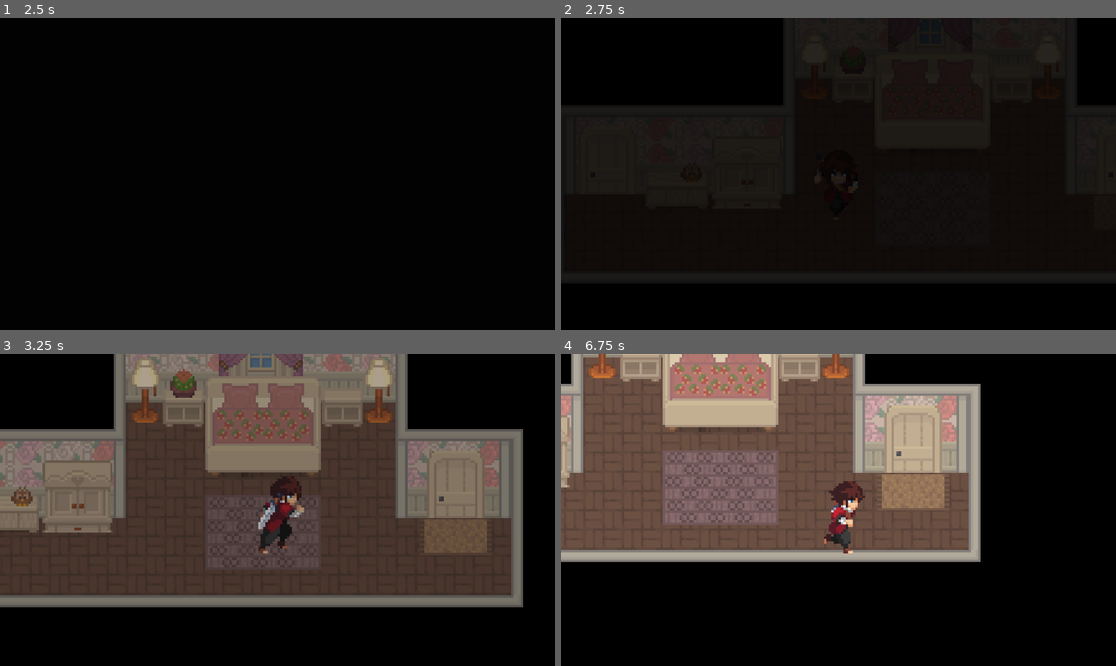
Above: before the commit, frames 1-4 (two rows, left to right).
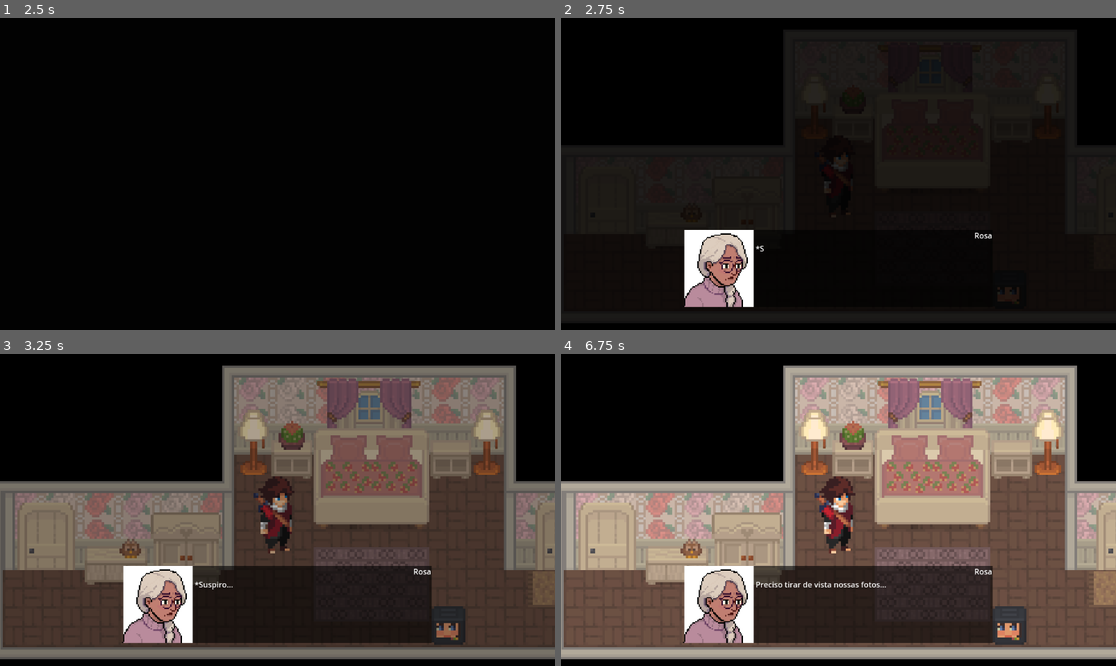
Above: after the commit, the same moments.

Repository: juacunha/rosa-e-margarida
Game: Godot game, scene res://Scenes/main.tscn
Same seed, same stepped clock (60 frames per second), same inputs: the game is played once before the commit and once after it.
Inputs:
- Up to frame 1 (2.5 s): click "Jogar" at 0.5 s; tap Enter (ui_accept) at 1.25, 1.52, 2, 2.27 s; hold D (right) 1.28-2.03 s; tap E (interact) at 1.35, 2.1 s; hold S (down) from 2.03 s (still down)
- Up to frame 2 (2.75 s): keep holding S (down)
- Up to frame 3 (3.25 s): release S (down) at 2.78 s; hold D (right) from 2.78 s (still down); tap E (interact) at 2.85 s
- Up to frame 4 (6.75 s): release D (right) at 3.53 s; hold W (up) 3.53-4.28 s; tap E (interact) every 0.75 s from 3.6 to 6.6 s; tap Enter (ui_accept) at 3.77, 4.52, 5.27 s; hold Left (left) 4.28-5.78 s; hold S (down) 5.78-6.53 s; hold D (right) from 6.53 s (still down)

Frame 1 is identical in both runs. In frame 2, 12% of the frame differs, in the area x 0-100%, y 0-98%; in frame 3, 72%; in frame 4, 87%.

Commit message:
Interactable Objects with dialog

Diff:
--- /dev/null
+++ b/Scenes/ObjetosInteragiveis/teste.tscn
@@ -0,0 +1,32 @@
+[gd_scene load_steps=6 format=3 uid="uid://decn167jvo14r"]
+
+[ext_resource type="Script" uid="uid://bre1nb46r2l2i" path="res://Scripts/obj.gd" id="1_w2l1y"]
+[ext_resource type="Resource" uid="uid://dxirkp3ckqb4x" path="res://Resources/interacao tv.tres" id="2_e1hpo"]
+[ext_resource type="Texture2D" uid="uid://ntvtq3vfty4k" path="res://Assets/Assets Casa/Assets Casa/Interagíveis/tv.png" id="3_ws3ya"]
+
+[sub_resource type="RectangleShape2D" id="RectangleShape2D_4imom"]
+size = Vector2(14, 16)
+
+[sub_resource type="CircleShape2D" id="CircleShape2D_wfq6a"]
+radius = 38.0132
+
+[node name="Teste" type="StaticBody2D"]
+collision_mask = 0
+script = ExtResource("1_w2l1y")
+dialog = ExtResource("2_e1hpo")
+
+[node name="Sprite2D" type="Sprite2D" parent="."]
+texture = ExtResource("3_ws3ya")
+
+[node name="CollisionShape2D" type="CollisionShape2D" parent="."]
+shape = SubResource("RectangleShape2D_4imom")
+
+[node name="Area2D" type="Area2D" parent="."]
+collision_layer = 4
+collision_mask = 2
+
+[node name="CollisionShape2D" type="CollisionShape2D" parent="Area2D"]
+shape = SubResource("CircleShape2D_wfq6a")
+
+[connection signal="body_entered" from="Area2D" to="." method="_on_area_2d_body_entered"]
+[connection signal="body_exited" from="Area2D" to="." method="_on_area_2d_body_exited"]
--- a/Scenes/main.tscn
+++ b/Scenes/main.tscn
@@ -1,10 +1,12 @@
-[gd_scene load_steps=3 format=3 uid="uid://ce1nq0gus6wjl"]
+[gd_scene load_steps=4 format=3 uid="uid://ce1nq0gus6wjl"]
 
 [ext_resource type="Script" uid="uid://duh1l1c5y64m3" path="res://Scripts/main.gd" id="1_jjgbg"]
+[ext_resource type="Resource" uid="uid://pyjk2nvtjnt3" path="res://Resources/primeiro dialogo.tres" id="2_8gbba"]
 [ext_resource type="PackedScene" uid="uid://chdil7atp58aw" path="res://Screens/hud.tscn" id="2_bo1nx"]
 
 [node name="Main" type="Node2D"]
 script = ExtResource("1_jjgbg")
+dialogo_inicial = ExtResource("2_8gbba")
 
 [node name="Cenas" type="Node2D" parent="."]
 
--- a/Scenes/obj.tscn
+++ b/Scenes/obj.tscn
@@ -10,5 +10,10 @@
 [node name="CollisionShape2D" type="CollisionShape2D" parent="."]
 
 [node name="Area2D" type="Area2D" parent="."]
+collision_layer = 4
+collision_mask = 2
 
 [node name="CollisionShape2D" type="CollisionShape2D" parent="Area2D"]
+
+[connection signal="body_entered" from="Area2D" to="." method="_on_area_2d_body_entered"]
+[connection signal="body_exited" from="Area2D" to="." method="_on_area_2d_body_exited"]
--- a/Scenes/quarto.tscn
+++ b/Scenes/quarto.tscn
@@ -13,6 +13,7 @@
 [ext_resource type="Texture2D" uid="uid://ce2krmc23f2x2" path="res://Assets/Assets Casa/Assets Casa/Móveis/Quarto/coruja.png" id="9_p3oxi"]
 [ext_resource type="Texture2D" uid="uid://cb4teeugn06t0" path="res://Assets/Assets Casa/Assets Casa/Móveis/Quarto/tapete grande.png" id="10_0cvhf"]
 [ext_resource type="Texture2D" uid="uid://c5bi4jphgxe4l" path="res://Assets/Assets Casa/Assets Casa/Móveis/Quarto/tapete pequeno.png" id="11_60ca0"]
+[ext_resource type="PackedScene" uid="uid://decn167jvo14r" path="res://Scenes/ObjetosInteragiveis/teste.tscn" id="15_0cvhf"]
 [ext_resource type="Texture2D" uid="uid://di6k21cikricf" path="res://Assets/Assets Casa/Assets Casa/Portas e Janelas/porta quarto Sheet.png" id="15_4by6u"]
 
 [sub_resource type="RectangleShape2D" id="RectangleShape2D_ywv3x"]
@@ -309,3 +310,8 @@
 
 [node name="Inicial" type="Marker2D" parent="Surgimentos"]
 position = Vector2(317, 106)
+
+[node name="ObjetosInteragiveis" type="Node2D" parent="."]
+
+[node name="Teste" parent="ObjetosInteragiveis" instance=ExtResource("15_0cvhf")]
+position = Vector2(388, 154)
--- a/Scripts/hud.gd
+++ b/Scripts/hud.gd
@@ -3,9 +3,11 @@
 
 const DIALOG_SCREEN = preload("res://Screens/dialog_screen.tscn")
 
-
+signal dialog_ended()
 
 func _create_dialog_screen(data: CompleteDialogData) -> void:
 	var ds = DIALOG_SCREEN.instantiate()
 	ds.data = data
 	add_child(ds)
+	await ds.dialog_finished
+	dialog_ended.emit()
--- a/Scripts/main.gd
+++ b/Scripts/main.gd
@@ -16,6 +16,8 @@
 var LAST_ROOM: String
 var player: Player
 
+@export_category("Dialogos")
+@export var dialogo_inicial: CompleteDialogData
 
 func _ready() -> void:
 	var menu = MENU.instantiate()
@@ -25,13 +27,11 @@
 func _create_dialog(data: CompleteDialogData) -> void:
 	hud._create_dialog_screen(data)
 
-
 func change_scene(new_scene: String) -> void:
 	if player:
 		player.playable(false)
 	TransitionScreen.transition()
 	await  TransitionScreen.on_transition_finished
-
 	var new
 	if new_scene == "Quarto":
 		new = QUARTO.instantiate()
@@ -49,15 +49,26 @@
 
 	cenas.add_child(new)
 	new.change_scene.connect(change_scene)
+	connect_to_objects(new)
 
 	if new is Sala:
 		if not LAST_ROOM:
 			LAST_ROOM = "Inicial"
 			player = PLAYER.instantiate()
 			add_child(player)
+			player.playable(true)
+			object_interaction(dialogo_inicial, null)
 		new.move_player(LAST_ROOM, player)
-		player.playable(true)
 		LAST_ROOM = new.name
 
 func connect_to_objects(scene) -> void:
-	var obj = scene.get_obj()
+	var objs = scene.get_obj()
+	for obj in objs:
+		if obj is InteractableObject:
+			obj.interacted.connect(object_interaction)
+
+func object_interaction(data: CompleteDialogData, dono: InteractableObject) -> void:
+	hud._create_dialog_screen(data)
+	player.playable(false)
+	await hud.dialog_ended
+	player.playable(true)
--- a/Scripts/obj.gd
+++ b/Scripts/obj.gd
@@ -3,9 +3,24 @@
 
 @export_category("Informações")
 @export var dialog: CompleteDialogData
-
+@export var can_be_interacted: bool = true
 #Aqui também terá que ser inserido as informações de cartas e fotos
 
+signal interacted(data, dono)
 
 func get_dialog() -> CompleteDialogData:
-	return dialog
+	if can_be_interacted:
+		return dialog
+	return null
+
+func interact(_dono) -> void:
+	interacted.emit(dialog, self)
+
+func _on_area_2d_body_entered(body: Node2D) -> void:
+	if body is Player:
+		body.interaction.connect(interact)
+
+
+func _on_area_2d_body_exited(body: Node2D) -> void:
+	if body is Player:
+		body.interaction.disconnect(interact)
--- a/Scripts/quarto.gd
+++ b/Scripts/quarto.gd
@@ -6,6 +6,7 @@
 @onready var surgimento_banheiro: 	Marker2D = $Surgimentos/Banheiro
 @onready var surgimento_sala: 		Marker2D = $Surgimentos/Sala
 @onready var inicial: 				Marker2D = $Surgimentos/Inicial
+@onready var objetos_interagiveis: Node2D = $ObjetosInteragiveis
 
 
 
@@ -16,7 +17,7 @@
 	porta_sala.door_opened.connect(change_scene_func)
 
 func get_obj():
-	return null
+	return objetos_interagiveis.get_children()
 
 func change_scene_func(dono) -> void:
 	if porta_banheiro == dono:
Not shown: 1 places in Scenes/quarto.tscn that only renumber resources
